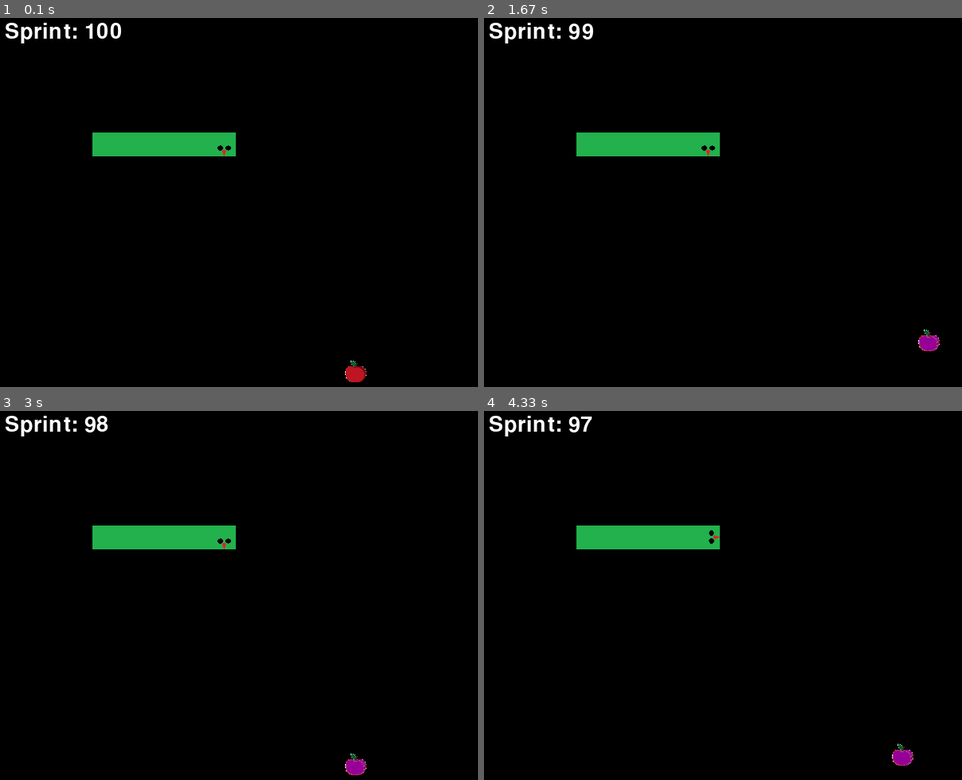
Above: before the commit, frames 1-4 (two rows, left to right).
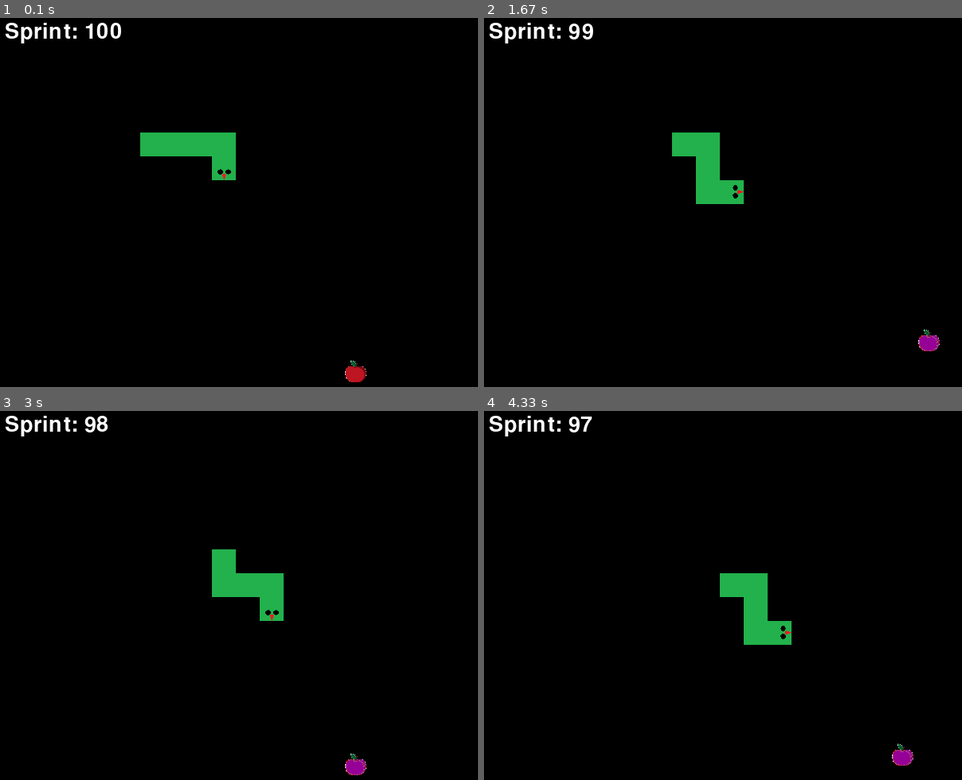
Above: after the commit, the same moments.

Repository: lorinzzz/cursed-snake-game
Game: pygame game, started from main.py
Two runs of this game, one before a commit and one after it. Both use one fixed random seed, a clock stepped at 60 frames per second and the inputs below.
Inputs:
- Up to frame 1 (0.1 s): no input
- Up to frame 2 (1.67 s): hold D 0.33-0.8 s; hold W 0.83-1.13 s; tap Space at 0.9, 1.23, 1.53 s; tap Shift at 0.98 s; hold D 1.17-1.63 s
- Up to frame 3 (3 s): hold A 1.67-2.2 s; tap Space at 1.73, 2.03, 2.3, 2.63, 2.93 s; hold S 2.23-2.53 s; tap Shift at 2.38 s; hold A 2.57-2.97 s
- Up to frame 4 (4.33 s): hold W 3-3.37 s; tap Space at 3.07, 3.47, 3.77, 4.13 s; hold D 3.4-4.03 s; tap Shift at 3.55 s; hold S from 4.07 s (still down)

The runs differ from the first frame. In frame 1, 1.0% of the frame differs, in the area x 19-50%, y 31-44%; in frame 2, 2.3%; in frame 3, 3.5%, in the area x 19-60%, y 31-57%; in frame 4, 3.5%.

Commit message:
changed to build snake_body out of rects

Diff:
--- a/main.py
+++ b/main.py
@@ -60,8 +60,8 @@
 
     #display snake
     WIN.blit(spawn_snake_head(direction), (snake_head.x, snake_head.y))
-    for i in range(len(snake_body[0])):
-        WIN.blit(SNAKE_BODY, (snake_body[0][i], snake_body[1][i]))
+    for i in range(len(snake_body)):
+        WIN.blit(SNAKE_BODY, (snake_body[i].x, snake_body[i].y))
     pygame.display.update()
 
 def draw_end_game():
@@ -107,11 +107,11 @@
     return direction
 
 def snake_movement(snake_head, snake_body, direction):
-    for i in range(len(snake_body[0]) - 1, 0, -1):
-        snake_body[0][i] = snake_body[0][i-1]
-        snake_body[1][i] = snake_body[1][i-1]
-    snake_body[0][0] = snake_head.x
-    snake_body[1][0] = snake_head.y
+    for i in range(len(snake_body) - 1, 0, -1):
+        snake_body[i].x = snake_body[i-1].x
+        snake_body[i].y = snake_body[i-1].y
+    snake_body[0].x = snake_head.x
+    snake_body[0].y = snake_head.y
     if direction == 0:
         snake_head.y -= BLOCK_WIDTH
     elif direction == 180:
@@ -149,11 +149,12 @@
 
     end_game = 0
 
-    x = [300 - BLOCK_WIDTH - 30, 300 - BLOCK_WIDTH - 60, 300 - BLOCK_WIDTH - 90, 300 - BLOCK_WIDTH - 120, 300 - BLOCK_WIDTH - 150]
-    y= [150, 150, 150, 150, 150]
-    snake_body = []
-    snake_body.append(x)
-    snake_body.append(y)
+    #x = [300 - BLOCK_WIDTH - 30, 300 - BLOCK_WIDTH - 60, 300 - BLOCK_WIDTH - 90, 300 - BLOCK_WIDTH - 120, 300 - BLOCK_WIDTH - 150]
+    #y= [150, 150, 150, 150, 150]
+    snake_body = [pygame.Rect(300 - BLOCK_WIDTH - 30, 150, BLOCK_WIDTH, BLOCK_HEIGHT), pygame.Rect(300 - BLOCK_WIDTH - 60, 150, BLOCK_WIDTH, BLOCK_HEIGHT),
+                    pygame.Rect(300 - BLOCK_WIDTH - 90, 150, BLOCK_WIDTH, BLOCK_HEIGHT), pygame.Rect(300 - BLOCK_WIDTH - 120, 150, BLOCK_WIDTH, BLOCK_HEIGHT)]
+    #snake_body.append(x)
+    #snake_body.append(y)
 
 
     run = True
@@ -190,7 +191,7 @@
         if move % 40 == 0:
             direction = snake_ai(snake_head, food)
             prev_direction = direction
-            #snake_movement(snake_head, snake_body, direction)
+            snake_movement(snake_head, snake_body, direction)
 
         if end_game == 1:
             draw_end_game()
